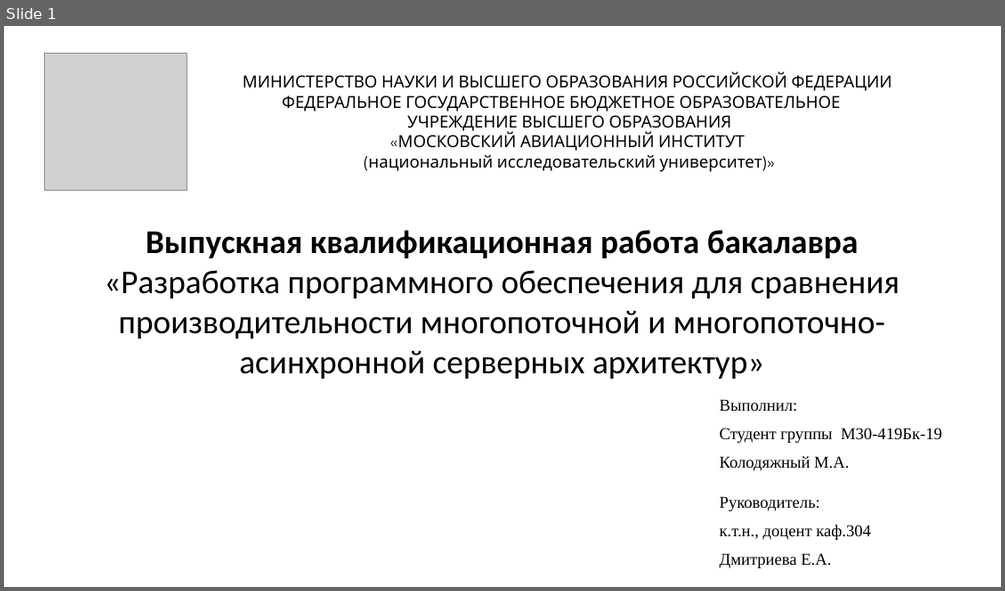
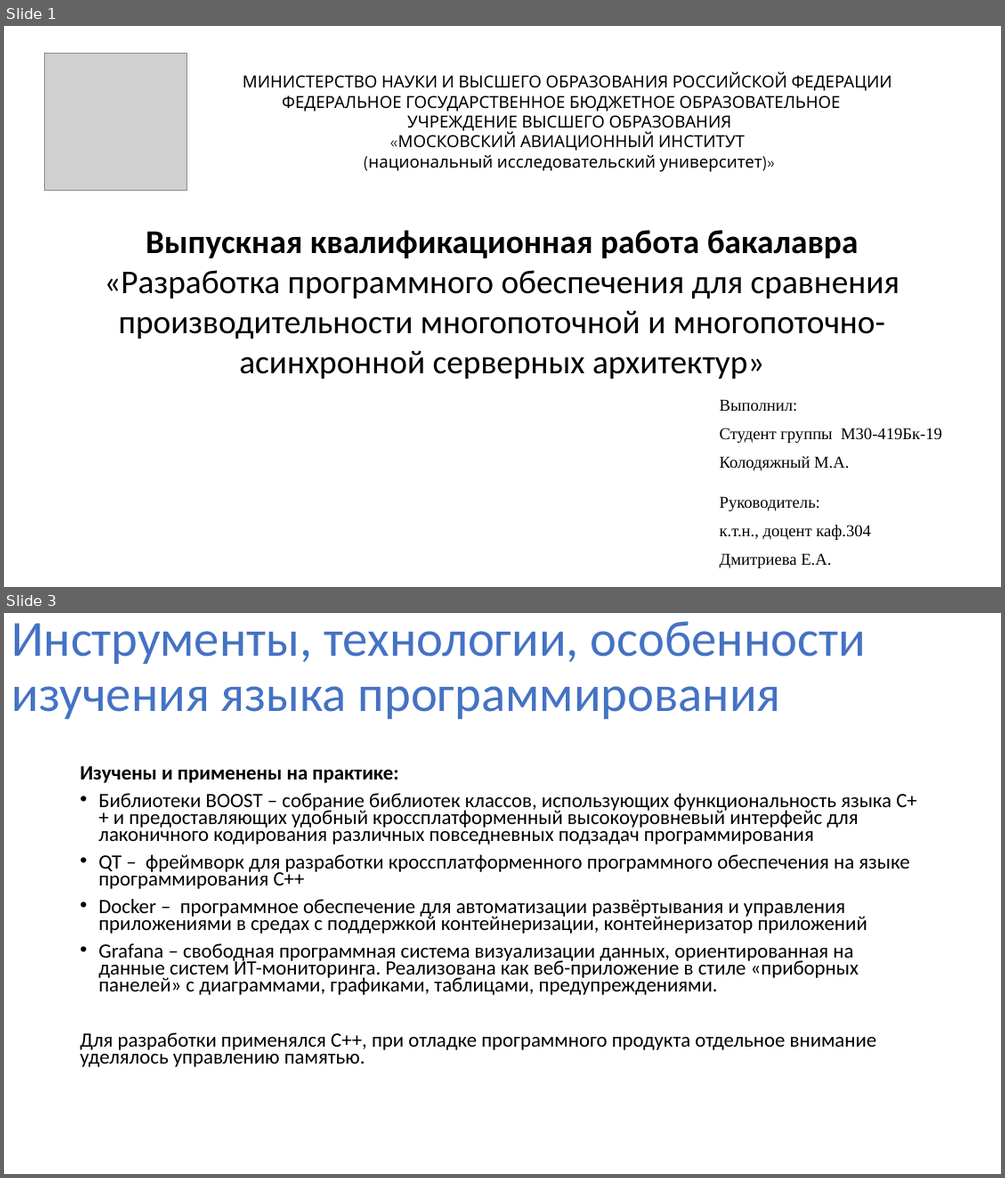
Before and after one commit to xCthulhuFtagn/OS6, a slide deck: ВКР.pptx. Shown one above the other, each under a label of ours: slide 1 before the commit, slides 1 and 3 after it; the slides between them are not shown. The pictures are 1005x591 and 1005x1178 pixels, drawn with LibreOffice and Linux fonts; fonts in the diff are those of the drawing; grey boxes stand for pictures. Boxes give left, top, right and bottom in pixels: in the first picture for what was removed or moved away, otherwise in the second. Text is boxed around its words. In the diff, an @@ line names an element or a change of style, - is before the commit and + after.

```diff
--- a/ВКР.pptx
+++ b/ВКР.pptx
@@ slide 3 added at [4, 613, 1001, 1174], background #FFFFFF @@
@@ title added at [11, 621, 866, 719], 48.6 pt, text #4472C4 @@
+Инструменты, технологии, особенности изучения языка программирования
@@ text added at [80, 766, 917, 1067], 19.6 pt, text #000000 @@
+Изучены и применены на практике:
+• Библиотеки BOOST – собрание библиотек классов, использующих функциональность языка C++ и предоставляющих удобный кроссплатформенный высокоуровневый интерфейс для лаконичного кодирования различных повседневных подзадач программирования
+• QT – фреймворк для разработки кроссплатформенного программного обеспечения на языке программирования C++
+• Docker – программное обеспечение для автоматизации развёртывания и управления приложениями в средах с поддержкой контейнеризации, контейнеризатор приложений
+• Grafana – свободная программная система визуализации данных, ориентированная на данные систем ИТ-мониторинга. Реализована как веб-приложение в стиле «приборных панелей» с диаграммами, графиками, таблицами, предупреждениями.
+Для разработки применялся С++, при отладке программного продукта отдельное внимание уделялось управлению памятью.
```
Also in this commit, not shown: 10 slides changed, 2 other slides added, 2 slides removed, 2 other files.
